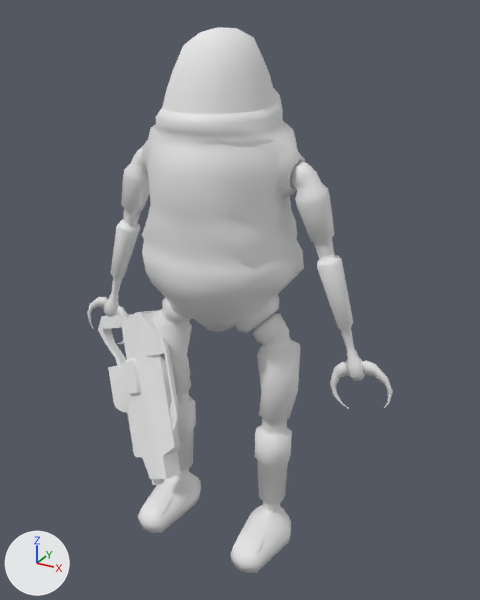
An edit to the Blender file Tools/Models/Players/rustbot_v_3.blend, drawn before and after from the same camera.
Rendered twice from a 50 mm lens placed at (36.2, -48.3, 46.8), pointed at (1.7, 14.4, 15.4). Arrows for +X, +Y and +Z are at lower left; the lights stay in place.

Names of what the first picture shows: 'Cube_Materialnewb', 'rustbot_v_3.001', 'rustbothelmet'.
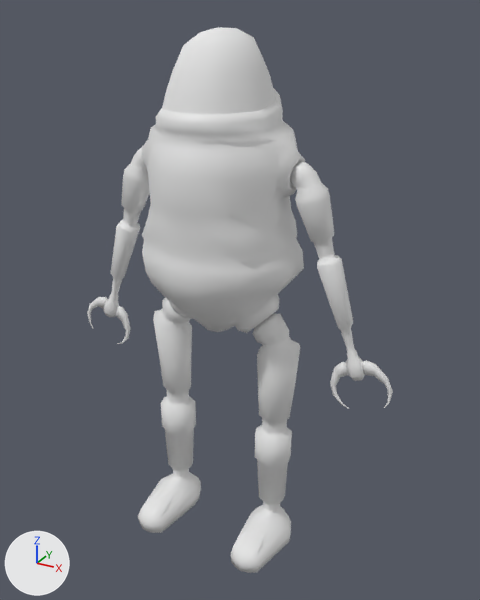
Commit message: Rustbot updates

Pixel boxes (x1, y1, x2, y2) of what changed, in the pictures (480 x 600 px; the box of a moved part takes in the faces that stretch with it):
'Cube_Materialnewb', hidden: before (98, 311, 190, 485)
part 1 of me_rustbot_v_3_001, moved or reshaped: (153, 320, 192, 392) in both
part 2 of me_rustbot_v_3_001, moved or reshaped: (257, 347, 300, 422) in both

What the commit changed:
me_rustbot_v_3_001 has 1432 vertices, 1461 faces and spans x -18.8..18.8, y -8.9..5.9, z -10.8..42.0.
me_rustbot_v_3_001 is used by ob_rustbot_v_3_001; location (0.0, 14.9, -3.6); scale (1.12, 1.12, 1.12).
Before the commit, vertices of me_rustbot_v_3_001: 839 (-6.6, 0.2, 8.5), 840 (-8.3, -0.7, 8.7), 842 (-6.7, -3.6, 8.5), 843 (-8.3, -2.7, 8.7).
Before the commit, vertices of me_rustbot_v_3_001: 984 (8.3, -2.7, 8.7) at pixel (287, 394), 985 (6.7, -3.6, 8.5) at pixel (269, 396), 987 (8.3, -0.7, 8.7), 988 (6.7, 0.2, 8.5).
Part 1, on me_rustbot_v_3_001:
Vertices 839, 840, 842, 843 of me_rustbot_v_3_001 move by (0.4, 0.2, 0.0).
Vertex 841 of me_rustbot_v_3_001 moves from (-5.3, -0.7, 8.2) at pixel (186, 359) to (-4.8, -0.5, 8.2) at pixel (191, 360).
Vertex 844 of me_rustbot_v_3_001 moves from (-5.3, -2.7, 8.2) at pixel (176, 367) to (-4.7, -2.4, 8.2) at pixel (182, 367).
Vertex 891 of me_rustbot_v_3_001 moves from (-9.0, -1.7, 8.8) to (-8.5, -1.5, 8.8) at pixel (159, 351).
Vertex 907 of me_rustbot_v_3_001 moves from (-4.8, -1.7, 8.1) at pixel (184, 365) to (-4.3, -1.5, 8.1) at pixel (189, 365).
Part 2, on me_rustbot_v_3_001:
Vertices 984, 985, 987, 988 of me_rustbot_v_3_001 move by (-0.4, 0.2, 0.0).
Vertex 920 of me_rustbot_v_3_001 moves from (4.9, -1.7, 8.1) at pixel (261, 387) to (4.4, -1.5, 8.1) at pixel (258, 384).
Vertex 936 of me_rustbot_v_3_001 moves from (9.1, -1.7, 8.8) at pixel (297, 391) to (8.6, -1.5, 8.8) at pixel (294, 388).
Vertex 983 of me_rustbot_v_3_001 moves from (5.4, -2.7, 8.2) at pixel (261, 391) to (4.8, -2.4, 8.2) at pixel (257, 389).
Vertex 986 of me_rustbot_v_3_001 moves from (5.4, -0.7, 8.2) to (4.8, -0.5, 8.2).
Object 'Cube_Materialnewb' (ob_cube_materialnewb) is now hidden.
